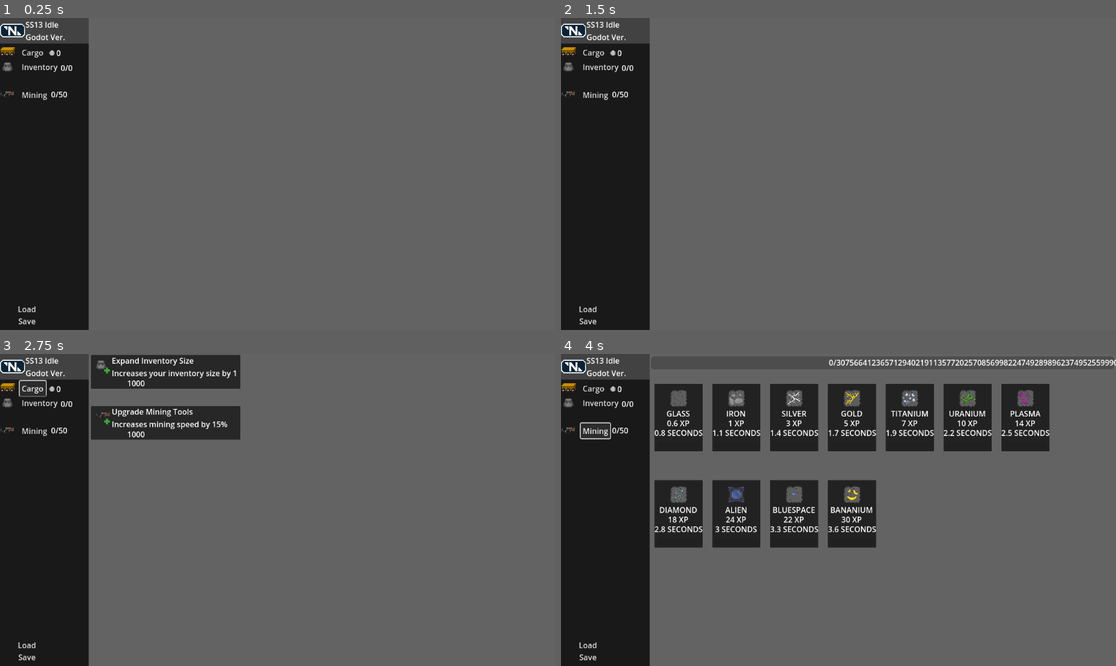
Above: before the commit, frames 1-4 (two rows, left to right).
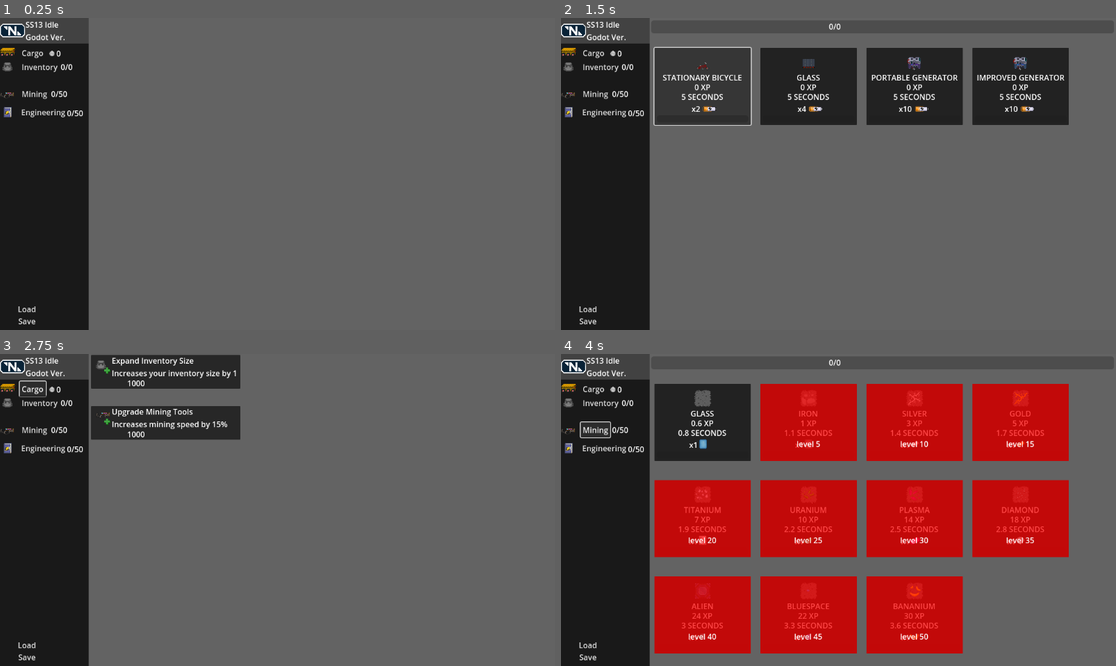
Above: after the commit, the same moments.

Repository: YuriVitch/SS13-IDLE-GODOT
Game: Godot game, scene res://scenes/main.tscn
Two runs of this game, one before a commit and one after it. Both use one fixed random seed, a clock stepped at 60 frames per second and the inputs below.
Inputs (mouse positions are in pixels of both pictures, inside the frame that each line leads up to):
- Up to frame 1 (0.25 s): no input
- Up to frame 2 (1.5 s): click (605, 111) at 0.5 s, where only the run after the commit has a clickable "Engineering"; click (705, 86) at 1.27 s
- Up to frame 3 (2.75 s): click "Cargo" at 2 s
- Up to frame 4 (4 s): click "Inventory" at 2.75 s; click "Mining" at 3.5 s

The runs differ from the first frame. In frame 1, 0.4% of the frame differs, in the area x 0-16%, y 9-32%; in frame 2, 18%; in frame 3, 0.4%; in frame 4, 48%, in the area x 0-100%, y 1-96%.
Error in both runs: Attempt to call function 'get_as_text' in base 'null instance' on a null instance. (res://scenes/main.gd:49)

Commit message:
overhauls production/add engineering(mostly) Makes the production slots bigger Adds part of engineering

Diff:
--- a/resources/scripts/Leveler.gd
+++ b/resources/scripts/Leveler.gd
@@ -1,6 +1,6 @@
 func xp_from_level(l):
 	#print(32 ** (1.2 ** l))
-	return 16 ** (1.1 ** l)
+	return 16 ** (1.0247 ** l)
 
 func Level_from_xp(xp):
 	var level = 1
--- a/resources/scripts/MiningTab.gd
+++ b/resources/scripts/MiningTab.gd
@@ -1,13 +1,15 @@
 extends Control
 
-var oreTemplate := preload('res://scenes/Tabs/mining/ore.tscn')
+var oreTemplate := preload('res://scenes/Tabs/actions/production.tscn')
 var sprites := preload('res://resources/scripts/Sprites.gd').new()
 var leveling := preload('res://resources/scripts/Leveler.gd').new()
 var materials = sprites.oreSprites
+var sheets = sprites.materialSprites
 
 @onready var timer = $MiningTimer
-@onready var levelBar = $MiningLevel
-@onready var levelXP = $MiningLevel/MiningXP
+@onready var levelBar = self.get_parent().get_node('ActionLevel')
+@onready var levelXP = self.get_parent().get_node('ActionLevel/ActionXP')
+@onready var miningLevelLabel = get_tree().get_root().get_node('Main/SidebarGUI/JobsContainer/VBoxContainer/Mining/MiningLevel')
 var timeRequired = {
 	'oreGlass': 1.5,
 	'oreIron': 2,
@@ -53,7 +55,7 @@
 var children = []
 var activeChild = null
 var currentXP = 0
-var currentLevel = 50
+var currentLevel = 0
 
 signal miningFinish(item, amount)
 signal miningLevelUp(newLevel)
@@ -64,21 +66,25 @@
 	for ore in ores:
 		var newOreSlot = oreTemplate.instantiate()
 		newOreSlot.name = ore
-		newOreSlot.find_child('OreIcon').texture = materials[ore]
-		newOreSlot.find_child('OreLabel').text = ore.replace('ore', '')
+		newOreSlot.find_child('ProductionIcon').texture = materials[ore]
+		newOreSlot.find_child('ProductionLabel').text = ore.replace('ore', '')
 		newOreSlot.find_child('TimerLabel').text = str(timeRequired[ore]) + ' Seconds'
-		newOreSlot.find_child('OreProgressbar').max_value = timeRequired[ore]
+		newOreSlot.find_child('ProductionProgressbar').max_value = timeRequired[ore]
 		newOreSlot.find_child('XPLabel').text = str(xpGained[ore]) + ' XP'
+		newOreSlot.find_child('OutputAmount').text = 'x1'
+		newOreSlot.find_child('Output').texture = sheets[ore]
+		newOreSlot.find_child('Output').position = Vector2(100,125)
+		newOreSlot.find_child('OutputAmount').position = Vector2(50, 115)
 		if(levelRequired[ore] > currentLevel):
 			newOreSlot.find_child('LevelGate').visible = true
 			newOreSlot.find_child('LevelReq').visible = true
 			newOreSlot.find_child('LevelReq').text = 'level '+ str(levelRequired[ore])
-		newOreSlot.position = Vector2(10+(120*i), y)
+		newOreSlot.position = Vector2(10+(220*i), y)
 		$ScrollContainer/Control.add_child(newOreSlot)
-		newOreSlot.connect('ore_button_pressed', button_pressed)
+		newOreSlot.connect('production_button_pressed', button_pressed)
 		children.push_front(newOreSlot)
 		i = i + 1
-		if(i > 6):
+		if(i > 3):
 			i = 0
 			y = y + 200
 	update_time_label()
@@ -86,7 +92,7 @@
 
 func _process(_delta):
 	if(activeChild):
-		activeChild.find_child('OreProgressbar').value = timer.time_left
+		activeChild.find_child('ProductionProgressbar').value = timer.time_left
 
 #func ore_button_pressed(ore):
 
@@ -99,13 +105,13 @@
 
 func clear_timers():
 	for child in children:
-		child.find_child('OreProgressbar').value = 0
+		child.find_child('ProductionProgressbar').value = 0
 	timer.stop()
 
 func update_time_label():
 	for child in children:
 		child.find_child('TimerLabel').text = str(round(10 * (timeRequired[child.name] * (1-(0.15 * miningUpgrades))))/10) + ' Seconds'
-		child.find_child('OreProgressbar').max_value = round(10 * (timeRequired[child.name] * (1-(0.15 * miningUpgrades))))/10
+		child.find_child('ProductionProgressbar').max_value = round(10 * (timeRequired[child.name] * (1-(0.15 * miningUpgrades))))/10
 
 func button_pressed(ore):
 	clear_timers()
@@ -137,6 +143,8 @@
 				if(currentLevel >= levelRequired[child.name]):
 					child.find_child('LevelGate').visible = false
 					child.find_child('LevelReq').visible = false
-	levelBar.max_value = next_level
-	levelBar.value = currentXP
-	levelXP.text = str(currentXP)+'/'+str(next_level)
+	if self.visible:
+		levelBar.max_value = next_level
+		levelBar.value = currentXP
+		levelXP.text = str(currentXP)+'/'+str(next_level)
+	miningLevelLabel.text = str(currentLevel)+"/50"
--- a/resources/scripts/Sprites.gd
+++ b/resources/scripts/Sprites.gd
@@ -26,6 +26,14 @@
 	"oreBananium": preload("res://resources/Sprites/Jobs/Mining/OreBanana.png")
 }
 
+var engineeringSprites = {
+	"power" = preload('res://resources/Sprites/Jobs/Engineering/power.png'),
+	"bicycle" = preload('res://resources/Sprites/Jobs/Engineering/bicycle.png'),
+	"treadmill" = preload('res://resources/Sprites/Jobs/Engineering/treadmill.png'),
+	"generator1" = preload('res://resources/Sprites/Jobs/Engineering/generator_anim.png'),
+	"generator2" = preload('res://resources/Sprites/Jobs/Engineering/generator_anim2.png')
+}
+
 var blank = {
 
 }
--- /dev/null
+++ b/scenes/EngineeringTab.gd
@@ -0,0 +1,59 @@
+extends Control
+
+var productionTemplate := preload('res://scenes/Tabs/actions/production.tscn')
+var sprites := preload("res://resources/scripts/Sprites.gd").new()
+var leveling := preload("res://resources/scripts/Leveler.gd").new()
+var engineeringSprites = sprites.engineeringSprites
+
+@onready var timer = $EngineeringTimer
+@onready var levelBar = self.get_parent().get_node('ActionLevel')
+@onready var levelXP = self.get_parent().get_node('ActionLevel/ActionXP')
+@onready var miningLevelLabel = get_tree().get_root().get_node('Main/SidebarGUI/JobsContainer/VBoxContainer/Engineering/EngineeringLevel')
+
+var timeRequired = {
+	'default' = 5
+}
+
+var actions = ['bicycle', 'treadmill', 'generator1', 'generator2']
+var children = []
+var activeChild = null
+var currentXP = 0
+var currentLevel = 0
+
+signal engineeringFinish(item, amount)
+signal engineeringLevelUp(newLevel)
+
+func _ready():
+	var i = 0
+	var y = 60
+	for action in actions:
+		var consume = false
+		var newProduction = productionTemplate.instantiate()
+		newProduction.name = action
+		newProduction.find_child('ProductionIcon').texture = engineeringSprites[action]
+		match action:
+			'bicycle':
+				newProduction.find_child('ProductionLabel').text = 'stationary bicycle'
+				newProduction.find_child('OutputAmount').text = 'x2'
+			'treadmill':
+				newProduction.find_child('OutputAmount').text = 'x4'
+			'generator1':
+				newProduction.find_child('ProductionLabel').text = 'portable generator'
+				newProduction.find_child('OutputAmount').text = 'x10'
+			'generator2':
+				newProduction.find_child('ProductionLabel').text = 'improved generator'
+				newProduction.find_child('OutputAmount').text = 'x10'
+			_:
+				newProduction.find_child('ProductionLabel').text = action
+		match action:
+			_:
+				newProduction.find_child('TimerLabel').text = str(timeRequired['default']) + " Seconds"
+		match action:
+			_:
+				newProduction.find_child('Output').texture = engineeringSprites['power']
+		if not consume:
+				newProduction.find_child('Output').position = Vector2(115,127)
+				newProduction.find_child('OutputAmount').position = Vector2(55, 115)
+		newProduction.position = Vector2(10+(220*i), y)
+		i = i + 1
+		$ScrollContainer/Control.add_child(newProduction)
--- a/scenes/TabChanger.gd
+++ b/scenes/TabChanger.gd
@@ -9,12 +9,25 @@
 	print(tab)
 	for child in get_children():
 		child.visible = false
-	if tab == 'cargo':
-		$CargoTab.visible = true
+	match tab:
+		'cargo':
+			$CargoTab.visible = true
 	#get_node('CargoTab/ScrollContainer/Control/InventoryExpand').get_child(2).text = str(1000)
-	elif tab == 'mining':
-		$MiningTab.visible = true
-	else:
-		for child in get_children():
-			child.visible = false
-		pass
+		'mining':
+			enable_level_bar()
+			$MiningTab.visible = true
+		'engineering':
+			enable_level_bar()
+			$EngineeringTab.visible = true
+		_:
+			for child in get_children():
+				child.visible = false
+			pass
+
+func enable_level_bar():
+	$ActionLevel.visible = true
+	$ActionLevel/ActionXP.visible = true
+
+func disable_level_bar():
+	$ActionLevel.visible = false
+	$ActionLevel/ActionXP.visible = false
--- /dev/null
+++ b/scenes/Tabs/actions/production.gd
@@ -0,0 +1,6 @@
+extends ColorRect
+
+signal production_button_pressed(production)
+
+func _on_Production_Button_pressed():
+	production_button_pressed.emit(self.name)
--- /dev/null
+++ b/scenes/Tabs/actions/production.tscn
@@ -0,0 +1,92 @@
+[gd_scene load_steps=4 format=3 uid="uid://ctr61v1ttrn86"]
+
+[ext_resource type="Script" path="res://scenes/Tabs/actions/production.gd" id="1_m8888"]
+[ext_resource type="Texture2D" uid="uid://crhu23es610aj" path="res://resources/Sprites/Jobs/Mining/OreGlass.png" id="2_a8mtn"]
+[ext_resource type="Texture2D" uid="uid://yp0yog0rwam4" path="res://resources/Sprites/Items/Ores/Glass.png" id="3_g5gmv"]
+
+[node name="Production" type="ColorRect"]
+offset_left = 10.0
+offset_top = 20.0
+offset_right = 210.0
+offset_bottom = 180.0
+color = Color(0.188235, 0.188235, 0.188235, 1)
+script = ExtResource("1_m8888")
+
+[node name="ProductionButton" type="Button" parent="."]
+layout_mode = 0
+offset_right = 200.0
+offset_bottom = 160.0
+
+[node name="ProductionIcon" type="Sprite2D" parent="."]
+position = Vector2(100, 30)
+texture = ExtResource("2_a8mtn")
+
+[node name="ProductionLabel" type="Label" parent="."]
+layout_mode = 0
+offset_top = 50.0
+offset_right = 200.0
+offset_bottom = 76.0
+text = "Glass"
+horizontal_alignment = 1
+clip_text = true
+uppercase = true
+
+[node name="TimerLabel" type="Label" parent="."]
+layout_mode = 0
+offset_top = 90.0
+offset_right = 200.0
+offset_bottom = 116.0
+text = "0 Seconds"
+horizontal_alignment = 1
+clip_text = true
+uppercase = true
+
+[node name="XPLabel" type="Label" parent="."]
+layout_mode = 0
+offset_top = 70.0
+offset_right = 200.0
+offset_bottom = 96.0
+text = "0 XP"
+horizontal_alignment = 1
+clip_text = true
+
+[node name="ProductionProgressbar" type="ProgressBar" parent="."]
+layout_mode = 0
+offset_left = 5.0
+offset_top = 140.0
+offset_right = 195.0
+offset_bottom = 155.0
+fill_mode = 1
+show_percentage = false
+
+[node name="Output" type="Sprite2D" parent="."]
+position = Vector2(170, 125)
+texture = ExtResource("3_g5gmv")
+
+[node name="OutputAmount" type="Label" parent="."]
+layout_mode = 0
+offset_left = 110.0
+offset_top = 115.0
+offset_right = 150.0
+offset_bottom = 141.0
+text = "x0"
+horizontal_alignment = 2
+
+[node name="LevelGate" type="ColorRect" parent="."]
+visible = false
+layout_mode = 0
+offset_right = 200.0
+offset_bottom = 160.0
+color = Color(1, 0, 0, 0.72549)
+
+[node name="LevelReq" type="Label" parent="."]
+visible = false
+layout_mode = 0
+offset_top = 113.0
+offset_right = 200.0
+offset_bottom = 139.0
+text = "X LEVEL"
+horizontal_alignment = 1
+clip_text = true
+
+[connection signal="pressed" from="ProductionButton" to="." method="_on_Production_Button_pressed"]
--- a/scenes/Tabs/mining/ore.gd
+++ /dev/null
@@ -1,6 +0,0 @@
-extends ColorRect
-
-signal ore_button_pressed(ore)
-
-func _on_ore_mining_pressed():
-	ore_button_pressed.emit(self.name)
--- a/scenes/Tabs/mining/ore.tscn
+++ /dev/null
@@ -1,78 +0,0 @@
-[gd_scene load_steps=3 format=3 uid="uid://ctr61v1ttrn86"]
-
-[ext_resource type="Texture2D" uid="uid://crhu23es610aj" path="res://resources/Sprites/Jobs/Mining/OreGlass.png" id="1_poqbg"]
-[ext_resource type="Script" path="res://scenes/Tabs/mining/ore.gd" id="1_wwuqg"]
-
-[node name="Ore" type="ColorRect"]
-offset_left = 10.0
-offset_top = 20.0
-offset_right = 110.0
-offset_bottom = 160.0
-color = Color(0.188235, 0.188235, 0.188235, 1)
-script = ExtResource("1_wwuqg")
-
-[node name="OreMining" type="Button" parent="."]
-layout_mode = 0
-offset_right = 100.0
-offset_bottom = 140.0
-
-[node name="OreIcon" type="Sprite2D" parent="."]
-position = Vector2(50, 30)
-texture = ExtResource("1_poqbg")
-
-[node name="OreLabel" type="Label" parent="."]
-layout_mode = 0
-offset_top = 50.0
-offset_right = 100.0
-offset_bottom = 76.0
-text = "Glass"
-horizontal_alignment = 1
-clip_text = true
-uppercase = true
-
-[node name="TimerLabel" type="Label" parent="."]
-layout_mode = 0
-offset_top = 90.0
-offset_right = 100.0
-offset_bottom = 116.0
-text = "0 Seconds"
-horizontal_alignment = 1
-clip_text = true
-uppercase = true
-
-[node name="XPLabel" type="Label" parent="."]
-layout_mode = 0
-offset_top = 70.0
-offset_right = 100.0
-offset_bottom = 96.0
-text = "0 XP"
-horizontal_alignment = 1
-clip_text = true
-
-[node name="OreProgressbar" type="ProgressBar" parent="."]
-layout_mode = 0
-offset_left = 5.0
-offset_top = 120.0
-offset_right = 95.0
-offset_bottom = 135.0
-fill_mode = 1
-show_percentage = false
-
-[node name="LevelGate" type="ColorRect" parent="."]
-visible = false
-layout_mode = 0
-offset_right = 100.0
-offset_bottom = 140.0
-color = Color(1, 0, 0, 0.72549)
-
-[node name="LevelReq" type="Label" parent="."]
-visible = false
-layout_mode = 0
-offset_top = 111.0
-offset_right = 100.0
-offset_bottom = 134.0
-text = "X LEVEL"
-horizontal_alignment = 1
-clip_text = true
-
-[connection signal="pressed" from="OreMining" to="." method="_on_ore_mining_pressed"]
--- a/scenes/main.gd
+++ b/scenes/main.gd
@@ -86,3 +86,7 @@
 
 func _on_mining_tab_mining_level_up(newLevel):
 	$SidebarGUI/JobsContainer/VBoxContainer/Mining/MiningLevel.text = str(newLevel)+"/50"
+
+
+func _on_engineering_button_pressed():
+	tab_change.emit('engineering')
--- a/scenes/main.tscn
+++ b/scenes/main.tscn
@@ -8,11 +8,13 @@
 [ext_resource type="Texture2D" uid="uid://02fv0028ickl" path="res://resources/Sprites/Sidebar/Cargo.png" id="3_odwv4"]
 [ext_resource type="Texture2D" uid="uid://dyq0fqkhi874y" path="res://resources/Sprites/Sidebar/Inventory.png" id="4_dtkim"]
 [ext_resource type="Texture2D" uid="uid://6e3is4ii4fyc" path="res://resources/Sprites/Jobs/Mining/Mining.png" id="4_ndngx"]
+[ext_resource type="Texture2D" uid="uid://brmbgfjvpxpb6" path="res://resources/Sprites/Jobs/Engineering/Engineering.png" id="6_shpxg"]
 [ext_resource type="Script" path="res://scenes/TabChanger.gd" id="7_rphch"]
 [ext_resource type="Texture2D" uid="uid://orwhv61u1h7o" path="res://resources/Sprites/cargo/upgrades/Expand Inventory.png" id="8_u2307"]
 [ext_resource type="Texture2D" uid="uid://dmndbq04ybesx" path="res://resources/Sprites/cargo/upgrades/Mining Upgrade.png" id="9_w8ldm"]
 [ext_resource type="Script" path="res://resources/scripts/MiningTab.gd" id="10_2lhdf"]
 [ext_resource type="Script" path="res://resources/scripts/CargoTab.gd" id="10_lcjqf"]
+[ext_resource type="Script" path="res://scenes/EngineeringTab.gd" id="15_vihds"]
 
 [node name="Main" type="Node2D"]
 script = ExtResource("1_lsvji")
@@ -52,7 +54,7 @@
 layout_mode = 2
 
 [node name="Cargo" type="Sprite2D" parent="SidebarGUI/JobsContainer/VBoxContainer"]
-position = Vector2(15, 24)
+position = Vector2(15, 25)
 texture = ExtResource("3_odwv4")
 
 [node name="CargoButton" type="Button" parent="SidebarGUI/JobsContainer/VBoxContainer/Cargo"]
@@ -78,36 +80,55 @@
 texture = ExtResource("4_dtkim")
 
 [node name="InventoryButton" type="Button" parent="SidebarGUI/JobsContainer/VBoxContainer/Inventory"]
-offset_left = 25.0
+offset_left = 24.0
 offset_top = -14.0
-offset_right = 108.0
+offset_right = 109.0
 offset_bottom = 17.0
 text = "Inventory"
 
 [node name="SlotsFilled" type="Label" parent="SidebarGUI/JobsContainer/VBoxContainer/Inventory"]
 offset_left = 110.0
-offset_top = -8.0
+offset_top = -10.0
 offset_right = 162.0
-offset_bottom = 18.0
+offset_bottom = 16.0
 text = "0/0"
 
 [node name="Mining" type="Sprite2D" parent="SidebarGUI/JobsContainer/VBoxContainer"]
-position = Vector2(15, 113)
+position = Vector2(15, 115)
 texture = ExtResource("4_ndngx")
 
 [node name="MiningButton" type="Button" parent="SidebarGUI/JobsContainer/VBoxContainer/Mining"]
 offset_left = 25.0
-offset_top = -14.0
+offset_top = -18.0
 offset_right = 86.0
-offset_bottom = 17.0
+offset_bottom = 13.0
 text = "Mining"
 alignment = 0
 
 [node name="MiningLevel" type="Label" parent="SidebarGUI/JobsContainer/VBoxContainer/Mining"]
 offset_left = 90.0
-offset_top = -11.0
+offset_top = -14.0
 offset_right = 130.0
-offset_bottom = 15.0
+offset_bottom = 12.0
+text = "0/50"
+
+[node name="Engineering" type="Sprite2D" parent="SidebarGUI/JobsContainer/VBoxContainer"]
+position = Vector2(15, 150)
+texture = ExtResource("6_shpxg")
+
+[node name="EngineeringButton" type="Button" parent="SidebarGUI/JobsContainer/VBoxContainer/Engineering"]
+offset_left = 24.0
+offset_top = -15.0
+offset_right = 124.0
+offset_bottom = 16.0
+text = "Engineering"
+flat = true
+
+[node name="EngineeringLevel" type="Label" parent="SidebarGUI/JobsContainer/VBoxContainer/Engineering"]
+offset_left = 123.0
+offset_top = -9.0
+offset_right = 163.0
+offset_bottom = 17.0
 text = "0/50"
 
 [node name="SaveGame" type="Sprite2D" parent="SidebarGUI/JobsContainer/VBoxContainer"]
@@ -159,6 +180,21 @@
 
 [node name="TabChanger" type="Node2D" parent="."]
 script = ExtResource("7_rphch")
+
+[node name="ActionLevel" type="ProgressBar" parent="TabChanger"]
+offset_left = -389.0
+offset_top = -319.0
+offset_right = 572.0
+offset_bottom = -292.0
+show_percentage = false
+
+[node name="ActionXP" type="Label" parent="TabChanger/ActionLevel"]
+layout_mode = 0
+offset_left = 369.0
+offset_top = 1.0
+offset_right = 409.0
+offset_bottom = 24.0
+text = "0/0"
 
 [node name="CargoTab" type="Control" parent="TabChanger"]
 visible = false
@@ -264,22 +300,6 @@
 offset_bottom = 40.0
 script = ExtResource("10_2lhdf")
 
-[node name="MiningLevel" type="ProgressBar" parent="TabChanger/MiningTab"]
-layout_mode = 0
-offset_left = -389.0
-offset_top = -319.0
-offset_right = 572.0
-offset_bottom = -292.0
-show_percentage = false
-
-[node name="MiningXP" type="Label" parent="TabChanger/MiningTab/MiningLevel"]
-layout_mode = 0
-offset_left = 369.0
-offset_top = 1.0
-offset_right = 409.0
-offset_bottom = 24.0
-text = "0/0"
-
 [node name="MiningTimer" type="Timer" parent="TabChanger/MiningTab"]
 
 [node name="ScrollContainer" type="ScrollContainer" parent="TabChanger/MiningTab"]
@@ -293,6 +313,26 @@
 vertical_scroll_mode = 3
 
 [node name="Control" type="Control" parent="TabChanger/MiningTab/ScrollContainer"]
+layout_mode = 2
+
+[node name="EngineeringTab" type="Control" parent="TabChanger"]
+layout_mode = 3
+anchors_preset = 0
+offset_right = 40.0
+offset_bottom = 40.0
+script = ExtResource("15_vihds")
+
+[node name="EngineeringTimer" type="Timer" parent="TabChanger/EngineeringTab"]
+
+[node name="ScrollContainer" type="ScrollContainer" parent="TabChanger/EngineeringTab"]
+custom_minimum_size = Vector2(925, 1000)
+layout_mode = 0
+offset_left = -392.0
+offset_top = -322.0
+offset_right = 533.0
+offset_bottom = 678.0
+
+[node name="Control" type="Control" parent="TabChanger/EngineeringTab/ScrollContainer"]
 layout_mode = 2
 
 [node name="Camera2D" type="Camera2D" parent="."]
@@ -304,6 +344,7 @@
 [connection signal="pressed" from="SidebarGUI/JobsContainer/VBoxContainer/Cargo/CargoButton" to="." method="_on_cargo_button_pressed"]
 [connection signal="pressed" from="SidebarGUI/JobsContainer/VBoxContainer/Inventory/InventoryButton" to="." method="_on_inventory_button_pressed"]
 [connection signal="pressed" from="SidebarGUI/JobsContainer/VBoxContainer/Mining/MiningButton" to="." method="_on_mining_button_pressed"]
+[connection signal="pressed" from="SidebarGUI/JobsContainer/VBoxContainer/Engineering/EngineeringButton" to="." method="_on_engineering_button_pressed"]
 [connection signal="pressed" from="SidebarGUI/JobsContainer/VBoxContainer/SaveGame/SaveButton" to="." method="_on_save_button_pressed"]
 [connection signal="pressed" from="SidebarGUI/JobsContainer/VBoxContainer/LoadGame/LoadButton" to="." method="_on_load_button_pressed"]
 [connection signal="pressed" from="SidebarGUI/JobsContainer/VBoxContainer/LoadGame/LoadButton" to="." method="_on_save_button_pressed"]
Binary file added: resources/Sprites/Jobs/Engineering/bicycle.png
Not shown, added: resources/Sprites/Jobs/Engineering/bicycle.png.import
Binary file added: resources/Sprites/Jobs/Engineering/generator_anim.png
Not shown, added: resources/Sprites/Jobs/Engineering/generator_anim.png.import
Binary file added: resources/Sprites/Jobs/Engineering/generator_anim2.png
Not shown, added: resources/Sprites/Jobs/Engineering/generator_anim2.png.import
Binary file added: resources/Sprites/Jobs/Engineering/power.png
Not shown, added: resources/Sprites/Jobs/Engineering/power.png.import
Binary file added: resources/Sprites/Jobs/Engineering/treadmill.png
Not shown, added: resources/Sprites/Jobs/Engineering/treadmill.png.import
Not shown: 1 places in scenes/main.tscn that only renumber resources
Not shown, added: .gitattributes
(and 1 more such lines)
